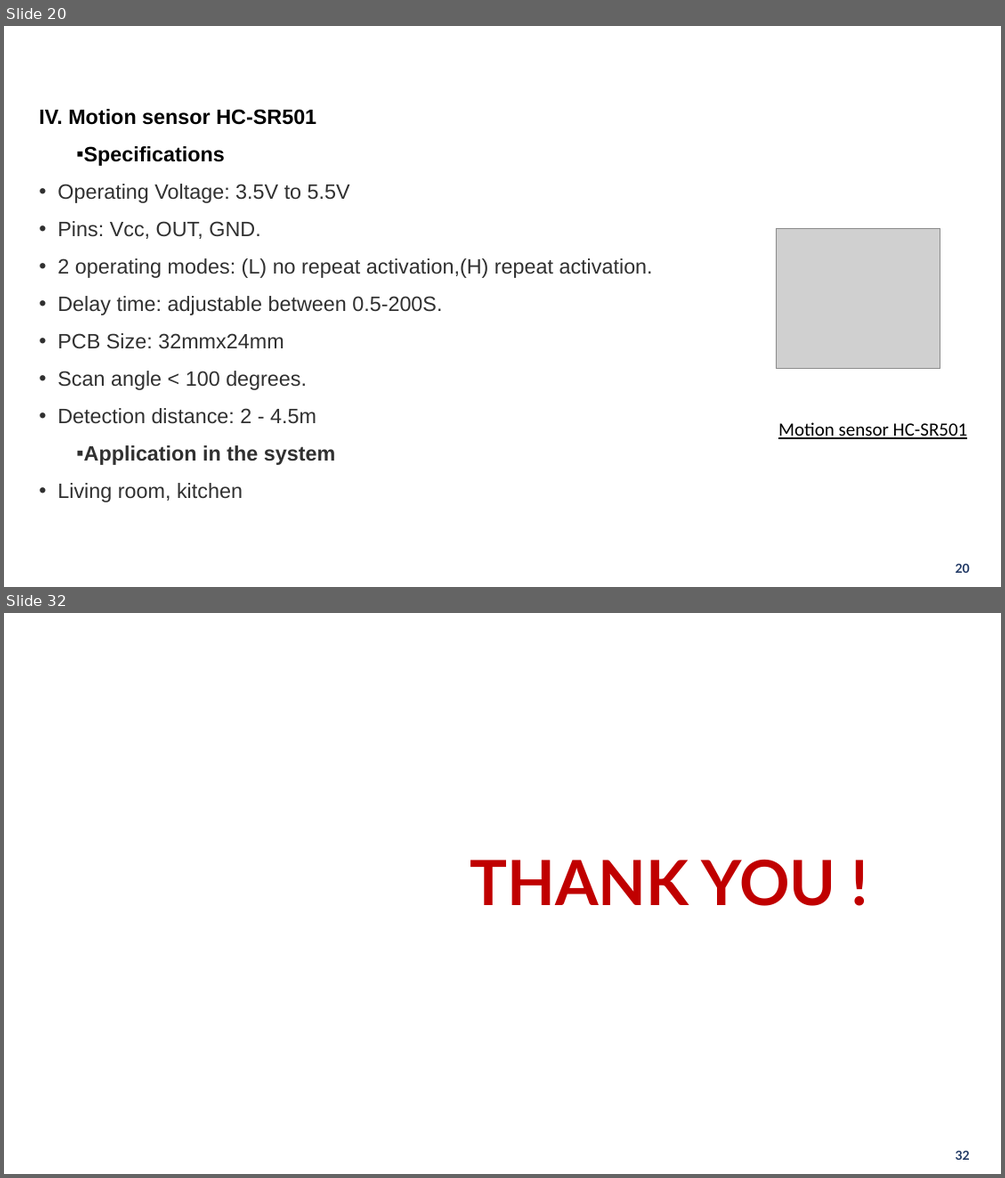
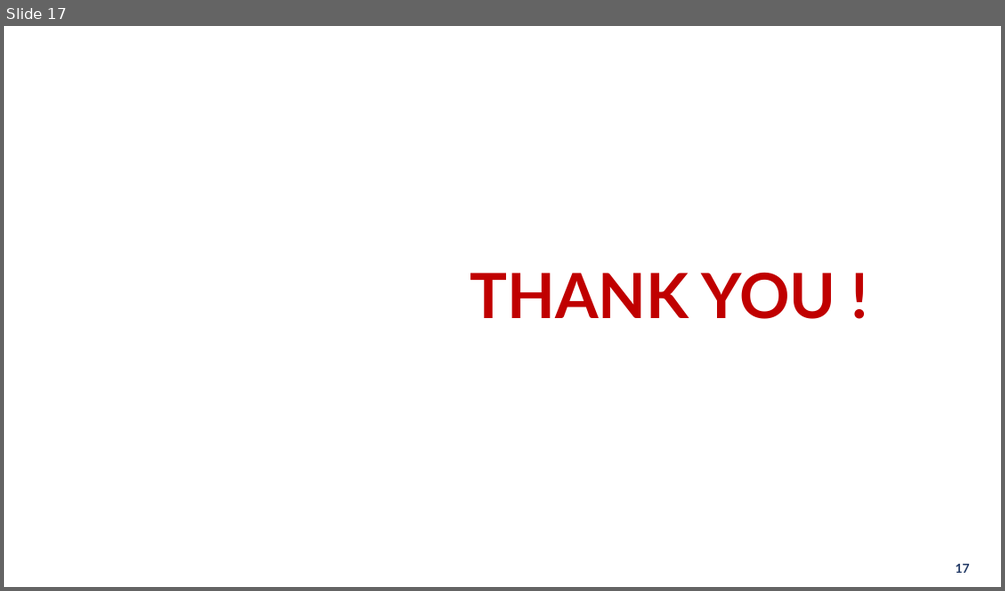
Before and after one commit to ndmbka2k/DATN, a slide deck: POWERPOINT/GraduationThesis_pp.pptx. Shown one above the other, each under a label of ours: slides 20 and 32 before the commit, slide 17 after it; the slides between them are not shown. The pictures are 1005x1178 and 1005x591 pixels, drawn with LibreOffice and Linux fonts; fonts in the diff are those of the drawing; grey boxes stand for pictures; background and template pictures are left out. Boxes give left, top, right and bottom in pixels: in the first picture for what was removed or moved away, otherwise in the second. Text is boxed around its words. In the diff, an @@ line names an element or a change of style, - is before the commit and + after.

```diff
--- a/POWERPOINT/GraduationThesis_pp.pptx
+++ b/POWERPOINT/GraduationThesis_pp.pptx
@@ slide 20 removed at (4,26,1001,587), background picture (left out) @@
@@ text removed at (39,109,653,502) @@
-IV. Motion sensor HC-SR501
-▪ Specifications
-• Operating Voltage: 3.5V to 5.5V
-• Pins: Vcc, OUT, GND.
-• 2 operating modes: (L) no repeat activation,(H) repeat activation.
-• Delay time: adjustable between 0.5-200S.
-• PCB Size: 32mmx24mm
-• Scan angle < 100 degrees.
-• Detection distance: 2 - 4.5m
-▪ Application in the system
-• Living room, kitchen
@@ title removed at (307,184,350,200) @@
-Chapter 5: Design sensors module
@@ picture removed at (776,228,940,369) @@
@@ text removed at (778,422,968,439) @@
-Motion sensor HC-SR501
@@ page number removed at (955,563,970,572) @@
-20
@@ what was slide 32 is now slide 17 @@
@@ page number at (955,564,970,572): text changed @@
-32
+17
```
Also in this commit, not shown: 9 slides changed, 14 other slides removed, 1 other file.
